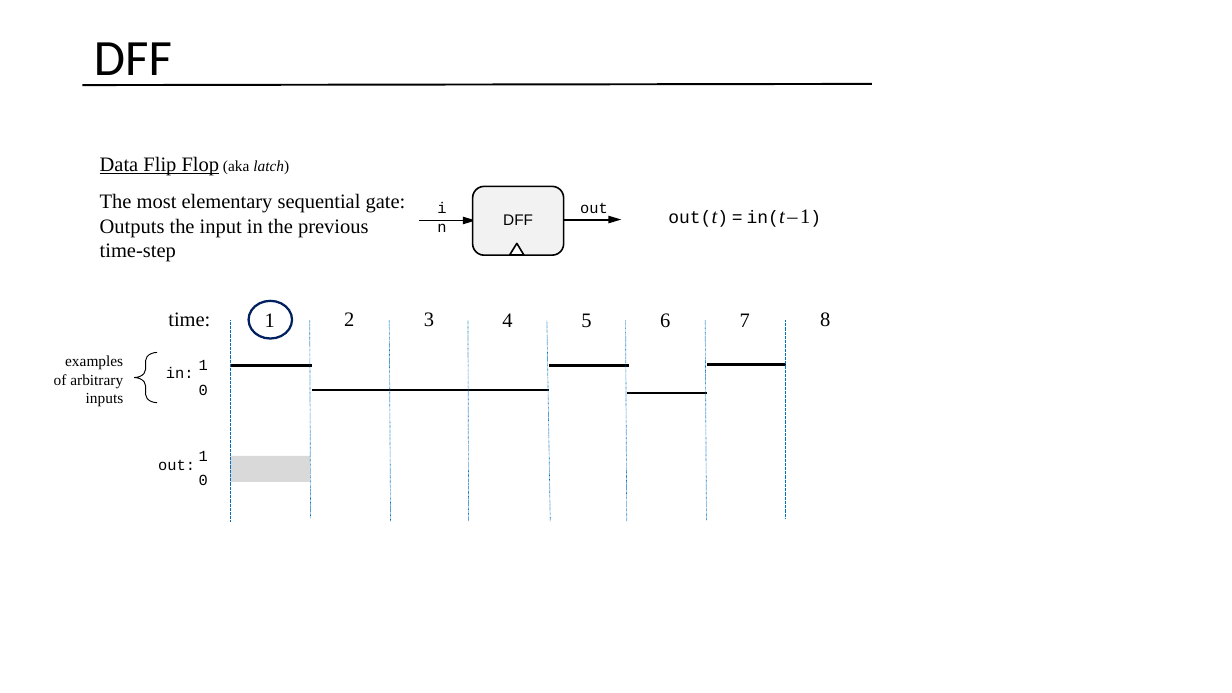
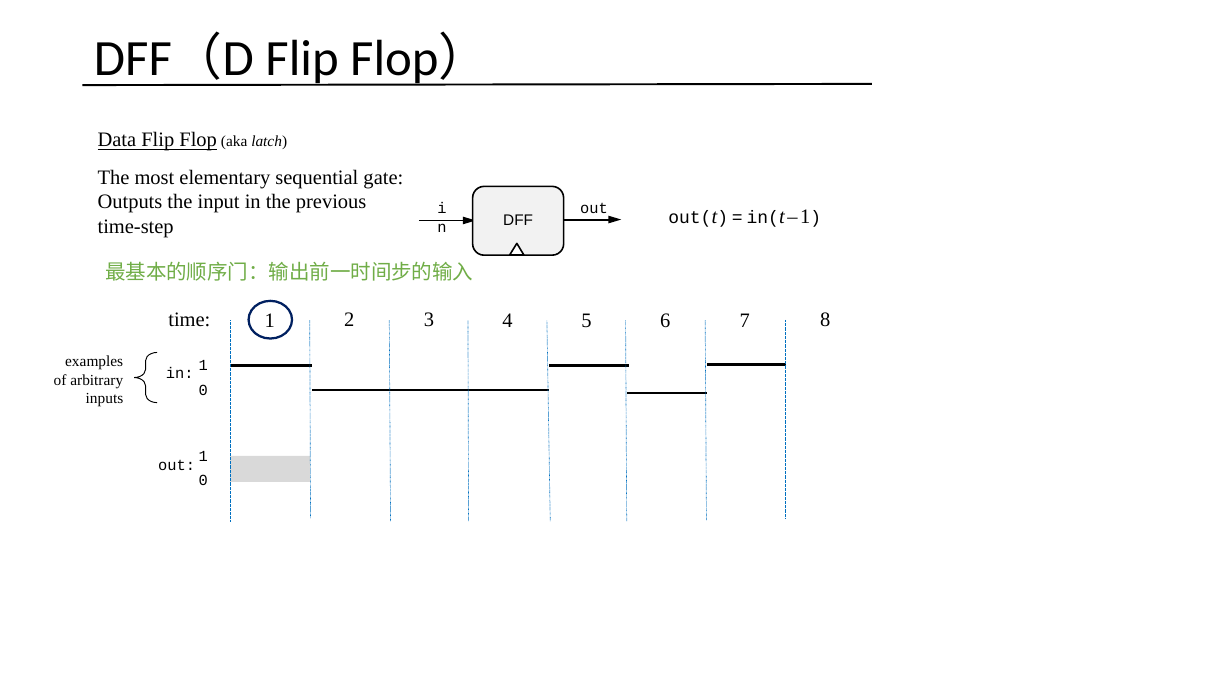
Before and after one commit to vcboy1/Leeds, a slide deck: slide 34 of 26fall/1860/Lecture/Week1.7/Lec 1.7.2 Sequential logic.pptx (slide 31 before the commit). Drawn at 1232x693 pixels with LibreOffice and Linux fonts; fonts in the diff are those of the drawing. Boxes give left, top, right and bottom in pixels: in the first picture for what was removed or moved away, otherwise in the second. Text is boxed around its words. In the diff, an @@ line names an element or a change of style, - is before the commit and + after.

```diff
--- a/26fall/1860/Lecture/Week1.7/Lec 1.7.2 Sequential logic.pptx
+++ b/26fall/1860/Lecture/Week1.7/Lec 1.7.2 Sequential logic.pptx
@@ title at (94,33,489,86): text changed @@
-DFF
+DFF（D Flip Flop）
@@ text "Data Flip Flop (aka latch)": place and size @@
-text "Data Flip Flop (aka latch)" at (100,156,406,262)
+text "Data Flip Flop (aka latch)" at (98,131,403,238)
@@ text added at (105,261,473,281), 16 pt, text #70AD47 @@
+最基本的顺序门：输出前一时间步的输入
```
Also in this commit, not shown: 31 other slides changed, 8 slides added, 4 slides removed, 4 other files.
